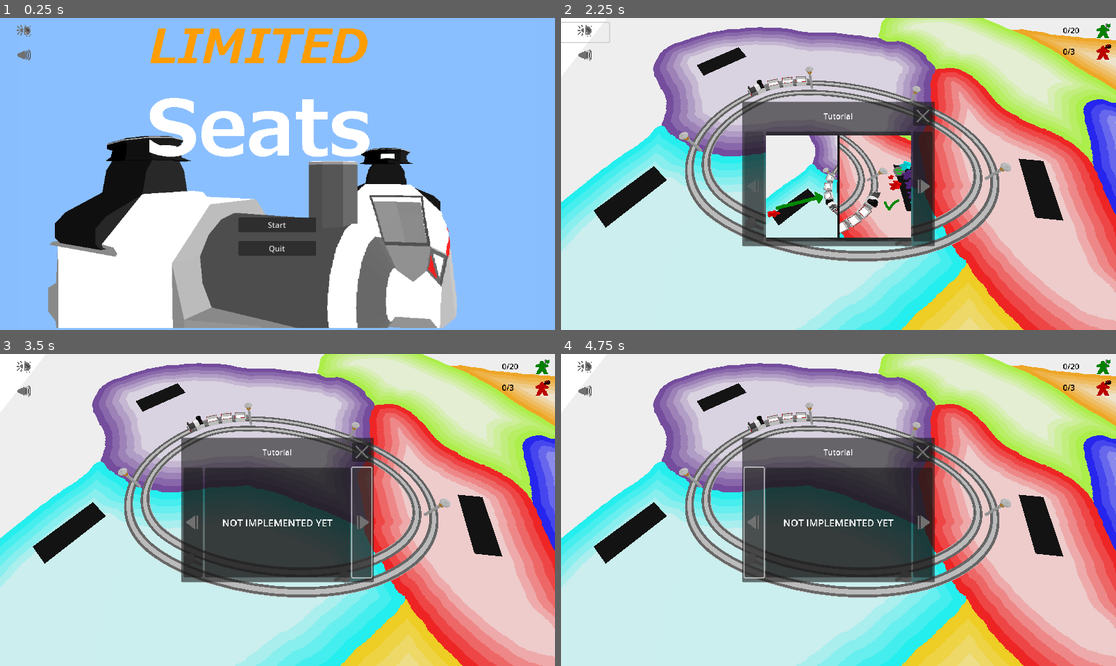
Above: before the commit, frames 1-4 (two rows, left to right).
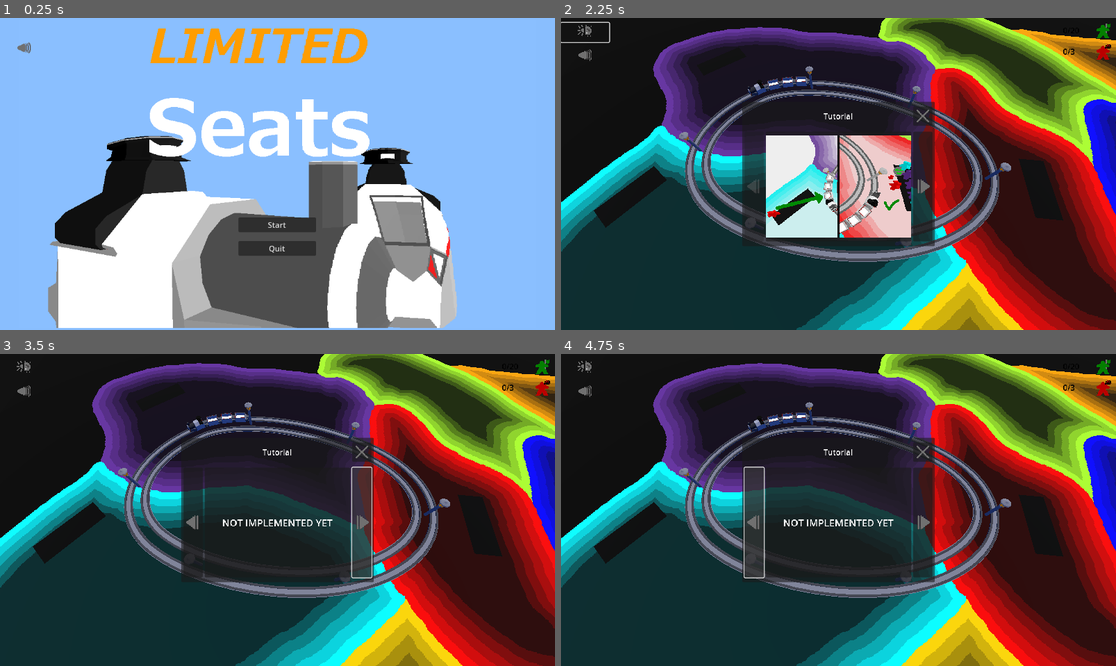
Above: after the commit, the same moments.

Repository: squirrelsoftcompany/LD54
Game: Godot game, scene res://_scenes/menu.tscn
The game is run twice, just before and just after one commit, with the same random seed, the same clock (stepped at 60 frames per second) and the same inputs.
Inputs (mouse positions are in pixels of both pictures, inside the frame that each line leads up to):
- Up to frame 1 (0.25 s): no input
- Up to frame 2 (2.25 s): click (583, 33) at 0.52 s; click "Start" at 1.25 s; click (583, 33) at 2 s
- Up to frame 3 (3.5 s): click (360, 522) at 2.75 s
- Up to frame 4 (4.75 s): click (921, 522) at 3.5 s; click (755, 522) at 4.25 s

The runs differ from the first frame. In frame 1, 0.2% of the frame differs, in the area x 2-6%, y 2-14%; in frame 2, 78%; in frame 3, 81%, in the area x 0-100%, y 0-100%; in frame 4, 80%.
Error before the commit: Parse Error: Identifier "day_night" not declared in the current scope. (res://scripts/general_controls.gd:7)

Commit message:
day_night preserved between levels

Diff:
--- a/project.godot
+++ b/project.godot
@@ -83,3 +83,4 @@
 level/list=["res://_scenes/levels/level_1.tscn", "res://_scenes/levels/level_2.tscn", "res://_scenes/levels/level_3.tscn", "res://_scenes/levels/level_4.tscn", "res://_scenes/levels/level_5.tscn", "res://_scenes/levels/level_6.tscn", "res://_scenes/levels/level_7.tscn"]
 level/current=0
 sound/mute=false
+environment/day_night=false
--- a/scripts/general_controls.gd
+++ b/scripts/general_controls.gd
@@ -1,6 +1,7 @@
 extends MarginContainer
 
 @onready var mute = ProjectSettings.get_setting("specific/sound/mute")
+@onready var day_night = ProjectSettings.get_setting("specific/environment/day_night")
 
 func _ready():
 	$VBoxContainer/Sound.button_pressed = mute
@@ -10,6 +11,8 @@
 
 
 func _on_night_day_pressed():
+	day_night = !day_night
+	ProjectSettings.set_setting("specific/environment/day_night",day_night)
 	get_tree().call_group("environement","day_night")
 
 
